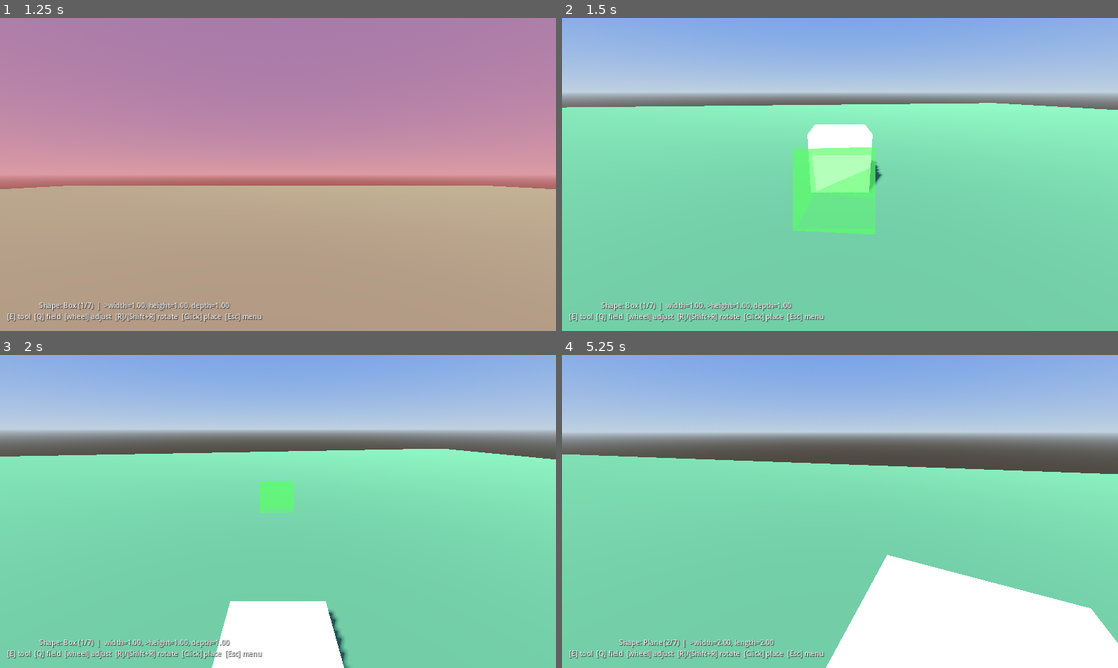
Above: before the commit, frames 1-4 (two rows, left to right).
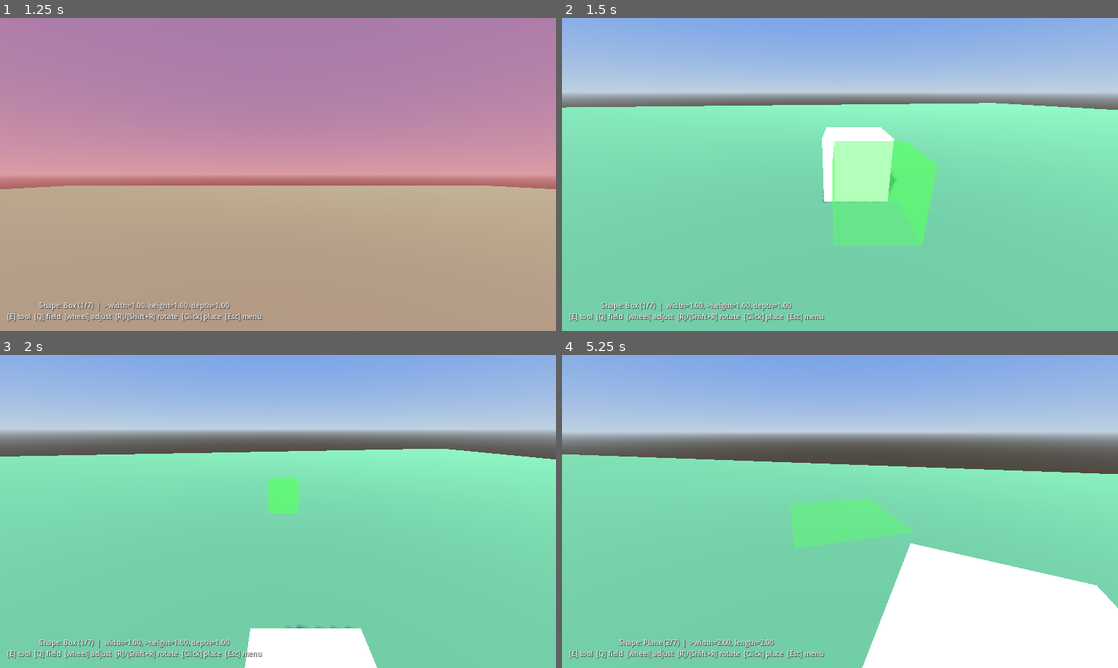
Above: after the commit, the same moments.

Repository: zenontherocks/worldmaker
Game: Godot game, scene res://scenes/Main.tscn
The game is run twice, just before and just after one commit, with the same random seed, the same clock (stepped at 60 frames per second) and the same inputs.
Inputs (mouse positions are in pixels of both pictures, inside the frame that each line leads up to):
- Up to frame 1 (1.25 s): click "Resume" at 0.5 s
- Up to frame 2 (1.5 s): move the mouse to (867, 174) at 1.27 s; hold W (move_forward) from 1.28 s (still down); hold Q (build_cycle_dimension) from 1.28 s (still down); click (867, 174) at 1.42 s
- Up to frame 3 (2 s): keep holding W (move_forward); keep holding Q (build_cycle_dimension); tap Space (jump) at 1.52 s
- Up to frame 4 (5.25 s): keep holding W (move_forward); move the mouse to (812, 511) at 2.02 s; release Q (build_cycle_dimension) at 2.03 s; tap E (build_cycle_shape) at 2.1 s; tap Space (jump) at 2.27, 3.77, 4.52 s; move the mouse to (851, 505) at 2.77 s; hold Mouse wheel down (build_dimension_decrease) 2.78-3.53 s; move the mouse to (834, 517) at 3.52 s; tap Mouse wheel up (build_dimension_increase) at 3.6 s; click (834, 517) at 3.67 s; move the mouse to (878, 514) at 4.27 s; press the mouse at (878, 514) at 4.28 s; move the mouse to (795, 508) at 5.02 s; release the mouse at (795, 508) at 5.03 s; tap R (build_rotate_cw) at 5.1 s

Frame 1 is identical in both runs. In frame 2, 6.8% of the frame differs, in the area x 41-68%, y 34-73%; in frame 3, 3.3%; in frame 4, 6.9%, in the area x 3-100%, y 31-100%.

Commit message:
Fix ghost/placement rotation mismatch, add grid snapping
GhostPreview sits under the player's Camera3D, which pitches as the
player looks up/down. It only ever set a local rotation.y, which
still inherits that pitch from the parent chain -- so the ghost
visibly tilted with the camera while the actually-placed object
(added under the flat, unrotated GameManager.world_root) never did.
set_transform_data now sets global_rotation directly, so the ghost's
world-space orientation always matches exactly what gets placed
regardless of the camera's current pitch.

Also: placements now snap their horizontal (X/Z) position to a
1-unit world grid (BuildModeController.grid_size) so shapes line up
with each other. Vertical position is untouched, since it's already
determined by whatever surface the raycast hit. Both the ghost and
the final placement read the same snapped _target_position, so they
can't drift apart.

Diff:
--- a/scripts/build/BuildModeController.gd
+++ b/scripts/build/BuildModeController.gd
@@ -28,6 +28,11 @@
 
 @export var place_range: float = 8.0
 @export var rotation_step_degrees: float = 15.0
+## Placements snap their horizontal (X/Z) position to a world-space grid of
+## this size, so shapes line up with each other -- vertical (Y) position is
+## deliberately left alone, since it's already determined by whatever
+## surface the raycast hit.
+@export var grid_size: float = 1.0
 
 @onready var ray_cast: RayCast3D = get_parent().get_node("RayCast3D")
 @onready var ghost: GhostPreview = $GhostPreview
@@ -105,6 +110,8 @@
 		var normal: Vector3 = ray_cast.get_collision_normal()
 		var offset := ShapeFactory.vertical_offset(current_shape_id, current_dimensions)
 		_target_position = point + normal * offset
+		_target_position.x = snappedf(_target_position.x, grid_size)
+		_target_position.z = snappedf(_target_position.z, grid_size)
 		ghost.set_transform_data(_target_position, _current_facing_y() + _rotation_offset)
 		ghost.set_valid(true)
 	else:
--- a/scripts/build/GhostPreview.gd
+++ b/scripts/build/GhostPreview.gd
@@ -44,9 +44,16 @@
 	return material
 
 
+## Sets world-space (not local) position/rotation. This node sits under the
+## player's Camera3D, which pitches as the player looks up/down -- a local
+## rotation.y here would still inherit that pitch from the parent chain, so
+## the ghost would visibly tilt with the camera while the actually-placed
+## object (added under the flat, unrotated GameManager.world_root) never
+## would. global_rotation sidesteps that: it always resolves to exactly
+## this world-space yaw, regardless of the camera's current pitch.
 func set_transform_data(world_position: Vector3, y_rotation: float) -> void:
 	global_position = world_position
-	rotation.y = y_rotation
+	global_rotation = Vector3(0.0, y_rotation, 0.0)
 
 
 func set_valid(is_valid: bool) -> void:
Not shown, changed: README.md
